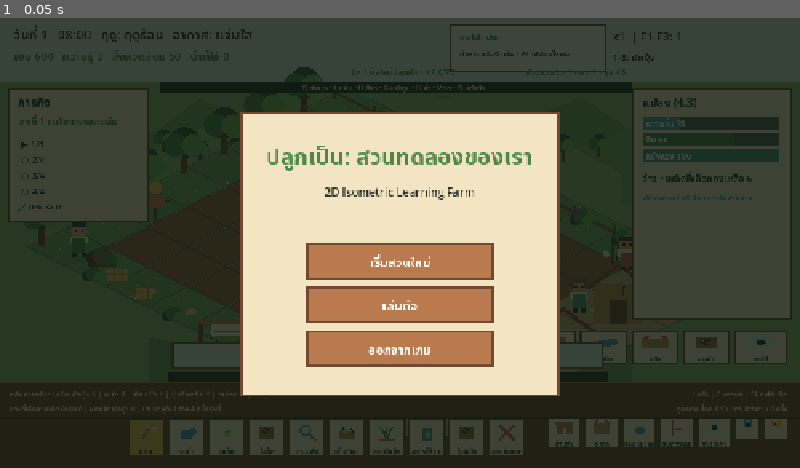
Above: before the commit, frame 1.
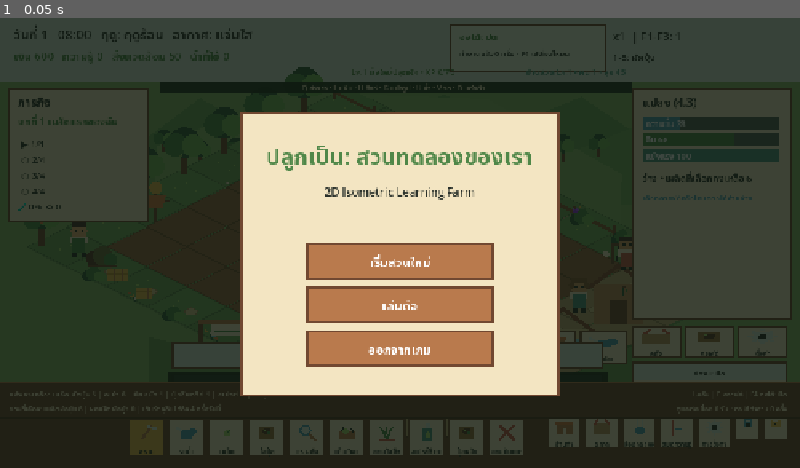
Above: after the commit, the same moment.

Repository: thanawat150/game
Game: Godot game, scene res://Main.tscn
Same seed, same stepped clock (60 frames per second), same inputs: the game is played once before the commit and once after it.
Inputs:
- Up to frame 1 (0.05 s): no input

The runs differ from the first frame. In frame 1, 0.3% of the frame differs, in the area x 79-99%, y 68-80%.

Commit message:
Add visible autoplay controls and live status

Diff:
--- a/GrowWise/scripts/autoplay_runtime_fix.gd
+++ b/GrowWise/scripts/autoplay_runtime_fix.gd
@@ -1,11 +1,12 @@
 extends "res://scripts/full_game_main.gd"
 
 # Runtime UX fix for autoplay:
-# - one press starts Full Auto immediately
+# - one visible press starts Full Auto immediately
 # - autoplay is available from a new game
 # - closes blocking overlays and resumes time
 # - performs the first action immediately
 # - avoids the default seed reserve preventing all planting
+# - exposes a large on-screen start/stop button and settings button
 
 const AutoPlayRuntime = preload("res://scripts/autoplay_manager.gd")
 
@@ -42,15 +43,97 @@
 	else:
 		push_error("Autoplay runtime fix self-test failed: %s" % JSON.stringify(test_action))
 
+func tx(key_name: String) -> String:
+	match key_name:
+		"ui.autoplay_primary":
+			if autoplay_mode == AutoPlayRuntime.MODE_OFF:
+				return "เริ่มฟาร์มอัตโนมัติ" if language == "th" else "Start Auto Farm"
+			return "หยุดฟาร์มอัตโนมัติ" if language == "th" else "Stop Auto Farm"
+		"ui.auto_settings_visible":
+			return "ตั้งค่า" if language == "th" else "Rules"
+	return super.tx(key_name)
+
 func new_game() -> void:
 	super.new_game()
 	# Full Auto must be able to establish a new farm instead of preserving
 	# every starting seed and appearing inactive.
 	auto_rules["keep_seed"] = 0
+	build_buttons()
+
+func build_buttons() -> void:
+	super.build_buttons()
+	# Replace the small, easy-to-miss autoplay control with a clear block
+	# below the crop inspector. Inventory and crafting remain available.
+	var updated_buttons: Array[Dictionary] = []
+	for button_data: Dictionary in buttons:
+		var button_id: String = String(button_data.get("id", ""))
+		if button_id not in ["inventory_full", "crafting", "autoplay"]:
+			updated_buttons.append(button_data)
+	buttons = updated_buttons
+	buttons.append(button("inventory_full", Rect2(1010, 492, 80, 52), "market", "ui.inventory_full"))
+	buttons.append(button("crafting", Rect2(1095, 492, 80, 52), "compost", "ui.crafting"))
+	buttons.append(button("auto_rules_visible", Rect2(1180, 492, 80, 52), "settings", "ui.auto_settings_visible"))
+	buttons.append(button("autoplay_primary", Rect2(1010, 550, 250, 62), "", "ui.autoplay_primary"))
+
+func handle_button(button_id: String) -> void:
+	match button_id:
+		"autoplay_primary":
+			toggle_autoplay_primary()
+		"auto_rules_visible":
+			overlay = "auto_rules"
+		_:
+			super.handle_button(button_id)
+
+func draw_hud() -> void:
+	super.draw_hud()
+	# The large button is already drawn by the inherited button renderer.
+	# Add a live status line inside its upper half.
+	var status_text: String = autoplay_status_text()
+	var status_color: Color = MIST if autoplay_mode == AutoPlayRuntime.MODE_OFF else Color("c9e7b7")
+	draw_rect(Rect2(1014, 554, 242, 26), status_color)
+	draw_text(status_text, Vector2(1020, 573), 11, INK, 230.0, HORIZONTAL_ALIGNMENT_CENTER)
+
+func autoplay_status_text() -> String:
+	if autoplay_mode == AutoPlayRuntime.MODE_OFF:
+		return "สถานะ: ปิด" if language == "th" else "Status: Off"
+	var action_id: String = String(autoplay_last_action.get("action", "idle"))
+	if action_id == "idle":
+		if String(autoplay_last_action.get("reason", "")) == "rule":
+			return "กำลังรอ: กฎไม่อนุญาต" if language == "th" else "Waiting: blocked by rules"
+		return "กำลังรอเงื่อนไขของแปลง" if language == "th" else "Waiting for farm conditions"
+	var short_names: Dictionary = {
+		"hoe":"กำลังพรวนดิน", "seed":"กำลังปลูก", "water":"กำลังรดน้ำ",
+		"harvest":"กำลังเก็บเกี่ยว", "weed":"กำลังถอนวัชพืช", "bio":"กำลังรักษาพืช",
+		"fertilize":"กำลังใส่ปุ๋ย", "compost":"กำลังปรับดิน", "remove":"กำลังถอนต้นตาย",
+		"sell":"กำลังขายผลผลิต", "restock":"กำลังซื้อเมล็ด"
+	}
+	return String(short_names.get(action_id, "ฟาร์มอัตโนมัติกำลังทำงาน"))
+
+func toggle_autoplay_primary() -> void:
+	if autoplay_mode == AutoPlayRuntime.MODE_OFF:
+		start_full_autoplay()
+	else:
+		autoplay_mode = AutoPlayRuntime.MODE_OFF
+		autoplay_timer = 0.0
+		autoplay_last_action = {"action":"idle"}
+		notify("ฟาร์มอัตโนมัติ: ปิด", "success")
+		build_buttons()
+		queue_redraw()
+
+func start_full_autoplay() -> void:
+	autoplay_mode = AutoPlayRuntime.MODE_FULL
+	autoplay_timer = 0.0
+	auto_rules["keep_seed"] = 0
+	paused = false
+	overlay = ""
+	build_buttons()
+	notify("ฟาร์มอัตโนมัติเต็มระบบ • เริ่มทำงานแล้ว", "success")
+	queue_redraw()
+	call_deferred("_run_first_autoplay_action")
 
 func cycle_autoplay() -> void:
-	# Put the mode users expect first. The previous order started with
-	# Care Assist, which intentionally does not till or plant empty plots.
+	# F4 remains an advanced mode switch. The visible button is a simple
+	# start/stop toggle, while F4 cycles Full -> Learning -> Assist -> Off.
 	match autoplay_mode:
 		AutoPlayRuntime.MODE_OFF:
 			autoplay_mode = AutoPlayRuntime.MODE_FULL
@@ -62,19 +145,18 @@
 			autoplay_mode = AutoPlayRuntime.MODE_OFF
 
 	autoplay_timer = 0.0
-
 	if autoplay_mode == AutoPlayRuntime.MODE_OFF:
+		autoplay_last_action = {"action":"idle"}
 		notify("ฟาร์มอัตโนมัติ: ปิด", "success")
+		build_buttons()
 		queue_redraw()
 		return
 
-	# Autoplay is a core convenience feature and is now usable from level 1.
-	# Full/Learning mode may use available seeds and restock them as needed.
 	if autoplay_mode in [AutoPlayRuntime.MODE_FULL, AutoPlayRuntime.MODE_LEARNING]:
 		auto_rules["keep_seed"] = 0
-
 	paused = false
 	overlay = ""
+	build_buttons()
 	notify(
 		"ฟาร์มอัตโนมัติ: %s • เริ่มทำงานแล้ว" % AutoPlayRuntime.mode_name(autoplay_mode, language),
 		"success"
@@ -85,13 +167,12 @@
 func _run_first_autoplay_action() -> void:
 	if mode != "game" or autoplay_mode == AutoPlayRuntime.MODE_OFF:
 		return
-
 	run_autoplay_step()
 	var action_id: String = String(autoplay_last_action.get("action", "idle"))
 	if action_id == "idle":
 		var reason: String = String(autoplay_last_action.get("reason", ""))
 		if reason == "rule":
-			notify("ออโต้กำลังรอ • กฎปัจจุบันไม่อนุญาตงานที่พบ กด R เพื่อตั้งค่า", "error")
+			notify("ออโต้กำลังรอ • กฎปัจจุบันไม่อนุญาตงานที่พบ กดปุ่มตั้งค่า", "error")
 		else:
 			notify("ออโต้เปิดอยู่ • กำลังรอเงื่อนไขของแปลง", "success")
 	else:
